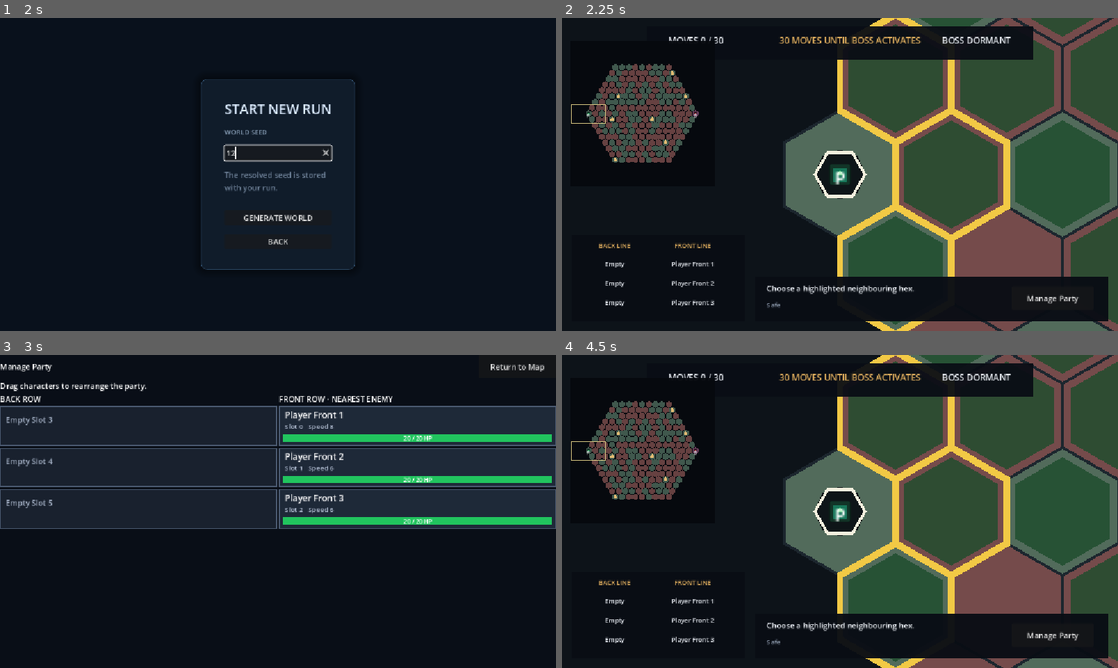
Above: before the commit, frames 1-4 (two rows, left to right).
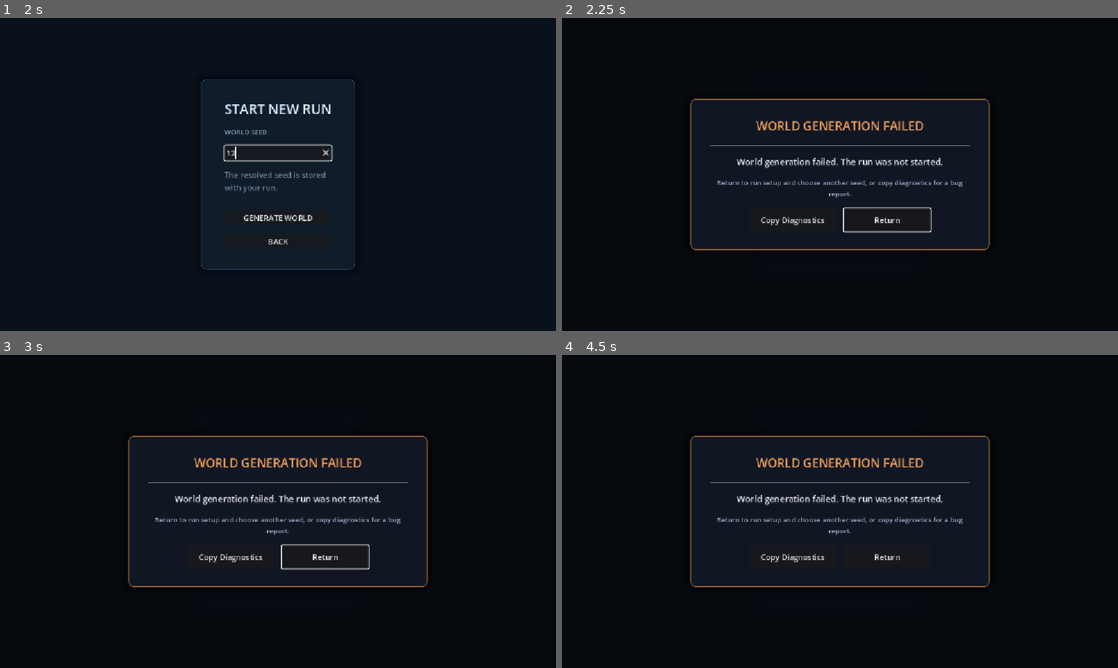
Above: after the commit, the same moments.

Repository: Poostaq/two-dimensional-experiment
Game: Godot game, scene res://Scenes/world_run_start.tscn
Same seed, same stepped clock (60 frames per second), same inputs: the game is played once before the commit and once after it. The engine's default icon, where the game draws it, is replaced by a stand-in: a white triangle on a blue panel in a dark square.
Inputs (mouse positions are in pixels of both pictures, inside the frame that each line leads up to):
- Up to frame 1 (2 s): click "START NEW RUN" at 0.5 s; click (278, 152) at 1.27 s; type "12" at 1.35 s
- Up to frame 2 (2.25 s): click "GENERATE WORLD" at 2 s
- Up to frame 3 (3 s): click (489, 636) at 2.75 s, where only the run before the commit has a clickable "Manage Party"
- Up to frame 4 (4.5 s): click (789, 558) at 3.5 s, where only the run after the commit has a clickable "Copy Diagnostics"; click (1079, 367) at 4.25 s, where only the run before the commit has a clickable "Return to Map"

Frame 1 is identical in both runs. In frame 2, 48% of the frame differs, in the area x 1-100%, y 0-100%; in frame 3, 29%; in frame 4, 48%.

Commit message:
feat: start runs with selected commander

Diff:
--- a/Scripts/Run/world_run_start_service.gd
+++ b/Scripts/Run/world_run_start_service.gd
@@ -17,7 +17,25 @@
     _generator = generator if generator != null else GENERATOR_SCRIPT.new()
 
 
-func start(seed_text: String, config: Dictionary = {}, policy: String = RETURN_RESULT) -> Dictionary:
+func start(
+    seed_text: String,
+    config: Dictionary = {},
+    policy: String = RETURN_RESULT,
+    commander_id: StringName = GoblinCommanderCatalog.BRAKKA_ID
+) -> Dictionary:
+    var commander: RunCharacter = GoblinCommanderCatalog.create_by_commander_id(commander_id)
+    if not is_instance_valid(commander):
+        return {
+            "ok": false,
+            "plan": null,
+            "error": ERROR_SCRIPT.new(
+                ERROR_SCRIPT.WORLD_GENERATION_INTERNAL_ERROR,
+                PRIORITY_SCRIPT.seed_hex(seed_text),
+                1,
+                "run-start",
+                "invalid_commander_id=%s" % String(commander_id)
+            ),
+        }
     if policy != RETURN_RESULT:
         return {
             "ok": false,
@@ -54,6 +72,19 @@
     var formation: Array[StringName] = []
     formation.resize(RunRoster.MAX_ROSTER_SIZE)
     var starters: Array[RunCharacter] = RunCharacterCatalog.create_starters()
+    if starters.size() <= 1:
+        return {
+            "ok": false,
+            "plan": null,
+            "error": ERROR_SCRIPT.new(
+                ERROR_SCRIPT.WORLD_GENERATION_INTERNAL_ERROR,
+                plan.get_seed_hex(),
+                plan.get_version(),
+                "run-start",
+                "starter_formation_missing_middle_frontline"
+            ),
+        }
+    starters[1] = commander
     for slot_index: int in starters.size():
         formation[slot_index] = starters[slot_index].character_id
     var run_state: RefCounted = RUN_STATE_SCRIPT.create(
--- a/Tests/Run/test_ac3_1_run_roster.gd
+++ b/Tests/Run/test_ac3_1_run_roster.gd
@@ -1,7 +1,7 @@
 class_name Ac3_1RunRosterTests
 extends SceneTree
 
-const EXPECTED_TEST_COUNT := 13
+const EXPECTED_TEST_COUNT := 14
 
 var _failures: Array[String] = []
 
@@ -20,6 +20,7 @@
 	_test_invalid_rejection()
 	_test_roster_snapshot_is_defensive()
 	_test_battle_conversion_is_fresh()
+	_test_brakka_battle_conversion()
 	if _failures.is_empty():
 		print("AC3.1 run roster tests: PASS (%d/%d)" % [EXPECTED_TEST_COUNT, EXPECTED_TEST_COUNT])
 		quit(0)
@@ -142,6 +143,28 @@
 	_expect(second[0].get_skill_cooldown(&"test") == 0, "battle cooldown does not leak")
 
 
+func _test_brakka_battle_conversion() -> void:
+	var starters: Array[RunCharacter] = RunCharacterCatalog.create_starters()
+	starters[1] = GoblinCommanderCatalog.create_by_commander_id(GoblinCommanderCatalog.BRAKKA_ID)
+	var roster := RunRoster.new(starters)
+	var first: Array[BattleUnitState] = roster.create_battle_units()
+	var second: Array[BattleUnitState] = roster.create_battle_units()
+	var first_brakka: BattleUnitState = first[1]
+	var second_brakka: BattleUnitState = second[1]
+	var skill_ids: Array[StringName] = []
+	for skill: CharacterSkill in first_brakka.skills:
+		skill_ids.append(skill.skill_id)
+	_expect(first_brakka != second_brakka, "Brakka conversion returns independent battle units")
+	_expect(first_brakka.unit_id == &"brakka_rustbanner" and first_brakka.slot_index == 1, "Brakka converts in middle frontline")
+	_expect(first_brakka.race_id == &"goblin", "Brakka conversion preserves Goblin race")
+	_expect(first_brakka.get_base_speed() == 7 and first_brakka.max_hp == 20, "Brakka conversion preserves speed and HP")
+	_expect(first_brakka.power == 4 and first_brakka.defense == 2, "Brakka conversion preserves Power and Defense")
+	_expect(
+		skill_ids == [&"shield_tap", &"pack_brace", &"banner_nudge", &"banner_holder"],
+		"Brakka conversion preserves exact four-skill order"
+	)
+
+
 func _expect(condition: bool, message: String) -> void:
 	if not condition:
 		_failures.append(message)
--- a/Tests/Run/test_ac3_3_party_formation.gd
+++ b/Tests/Run/test_ac3_3_party_formation.gd
@@ -1,7 +1,7 @@
 class_name Ac3_3PartyFormationTests
 extends SceneTree
 
-const EXPECTED_TEST_COUNT := 37
+const EXPECTED_TEST_COUNT := 41
 
 var _failures: Array[String] = []
 var _assertions: int = 0
@@ -101,6 +101,14 @@
 	)
 	_expect(not roster.has_character(&"player_0"), "dismissed character is absent and may be eligible later")
 
+	var commander_starters: Array[RunCharacter] = RunCharacterCatalog.create_starters()
+	commander_starters[1] = GoblinCommanderCatalog.create_by_commander_id(GoblinCommanderCatalog.BRAKKA_ID)
+	var commander_roster := RunRoster.new(commander_starters)
+	_expect(_id_at(commander_roster.get_slot_snapshot(), 1) == &"brakka_rustbanner", "Brakka starts in middle frontline")
+	_expect(commander_roster.try_move(1, 4, &"brakka_rustbanner") == RunRoster.MoveResult.MOVED, "Brakka follows normal move operation")
+	_expect(commander_roster.try_move(4, 0, &"brakka_rustbanner") == RunRoster.MoveResult.SWAPPED, "Brakka follows normal swap operation")
+	_expect(_ids(commander_roster.get_characters()).count(&"brakka_rustbanner") == 1 and _id_at(commander_roster.get_slot_snapshot(), 0) == &"brakka_rustbanner", "Brakka stable ID moves without duplication")
+
 	if _assertions != EXPECTED_TEST_COUNT:
 		_failures.append("expected %d assertions, ran %d" % [EXPECTED_TEST_COUNT, _assertions])
 	if _failures.is_empty():
--- a/Tests/Run/test_world_run_start_service.gd
+++ b/Tests/Run/test_world_run_start_service.gd
@@ -5,6 +5,17 @@
 var _failures: int = 0
 var _commit_count: int = 0
 var _committed_plan: RefCounted
+
+
+class GeneratorSpy:
+    extends RefCounted
+
+    var call_count: int = 0
+
+
+    func generate(_seed_text: String, _config: Dictionary) -> Dictionary:
+        call_count += 1
+        return {}
 
 
 func _init() -> void:
@@ -19,12 +30,46 @@
         return
     var service: RefCounted = service_script.new(Callable(self, "_commit_plan"))
 
-    var success: Dictionary = service.start("golden-alpha", {}, "RETURN_RESULT")
+    var success: Dictionary = service.call(
+        "start",
+        "golden-alpha",
+        {},
+        "RETURN_RESULT",
+        &"brakka_rustbanner"
+    )
     _assert_true(success.get("ok", false), "successful run start")
     _assert_equal(_commit_count, 1, "success commits once")
     _assert_true(_committed_plan != null, "complete plan committed")
     if _committed_plan != null:
         _assert_equal(_committed_plan.get_cells().size(), 217, "committed cell count")
+    if success.get("ok", false):
+        var formation: Array[StringName] = success["run_state"].formation
+        _assert_equal(formation[0], &"player_0", "left frontline starter retained")
+        _assert_equal(formation[1], &"brakka_rustbanner", "Brakka occupies middle frontline")
+        _assert_equal(formation[2], &"player_2", "right frontline starter retained")
+
+    var generator_spy := GeneratorSpy.new()
+    var rejecting_service: RefCounted = service_script.new(
+        Callable(self, "_commit_plan"),
+        generator_spy
+    )
+    var commits_before: int = _commit_count
+    var invalid: Dictionary = rejecting_service.call(
+        "start",
+        "golden-alpha",
+        {},
+        "RETURN_RESULT",
+        &"unknown"
+    )
+    _assert_true(not invalid.get("ok", true), "unknown commander rejected")
+    _assert_equal(generator_spy.call_count, 0, "invalid commander does not generate")
+    _assert_equal(_commit_count, commits_before, "invalid commander does not commit")
+    _assert_equal(invalid["error"].feature_namespace, "run-start", "invalid commander namespace")
+    _assert_equal(
+        invalid["error"].failed_constraint,
+        "invalid_commander_id=unknown",
+        "invalid commander constraint"
+    )
 
     var before := {
         "save_bytes": PackedByteArray([1, 2, 3]),
--- a/Tests/Save/test_world_run_save_codec_v2.gd
+++ b/Tests/Save/test_world_run_save_codec_v2.gd
@@ -33,7 +33,7 @@
         return
     var formation: Array[StringName] = [
         &"starter_vanguard",
-        &"starter_scout",
+        &"brakka_rustbanner",
         &"",
         &"starter_mage",
         &"",
@@ -51,6 +51,10 @@
     )
     _expect(is_instance_valid(state), "valid durable run state is created")
     var bytes: PackedByteArray = save_codec.encode(generated["plan"], "golden-alpha", state)
+    _expect(
+        bytes == save_codec.encode(generated["plan"], "golden-alpha", state),
+        "Brakka Save V2 encoding is byte-stable"
+    )
     var root_value: Variant = JSON.parse_string(bytes.get_string_from_utf8())
     _expect(root_value is Dictionary, "Save V2 is JSON")
     if root_value is Dictionary:
@@ -65,6 +69,10 @@
         _expect(
             decoded_state.call("canonical_key") == state.call("canonical_key"),
             "runtime state round trips"
+        )
+        _expect(
+            decoded_state.get("formation")[1] == &"brakka_rustbanner",
+            "Brakka stable ID round trips in middle frontline"
         )
         _expect(
             plan_codec.serialize(value.get("plan")) == plan_codec.serialize(generated["plan"]),
